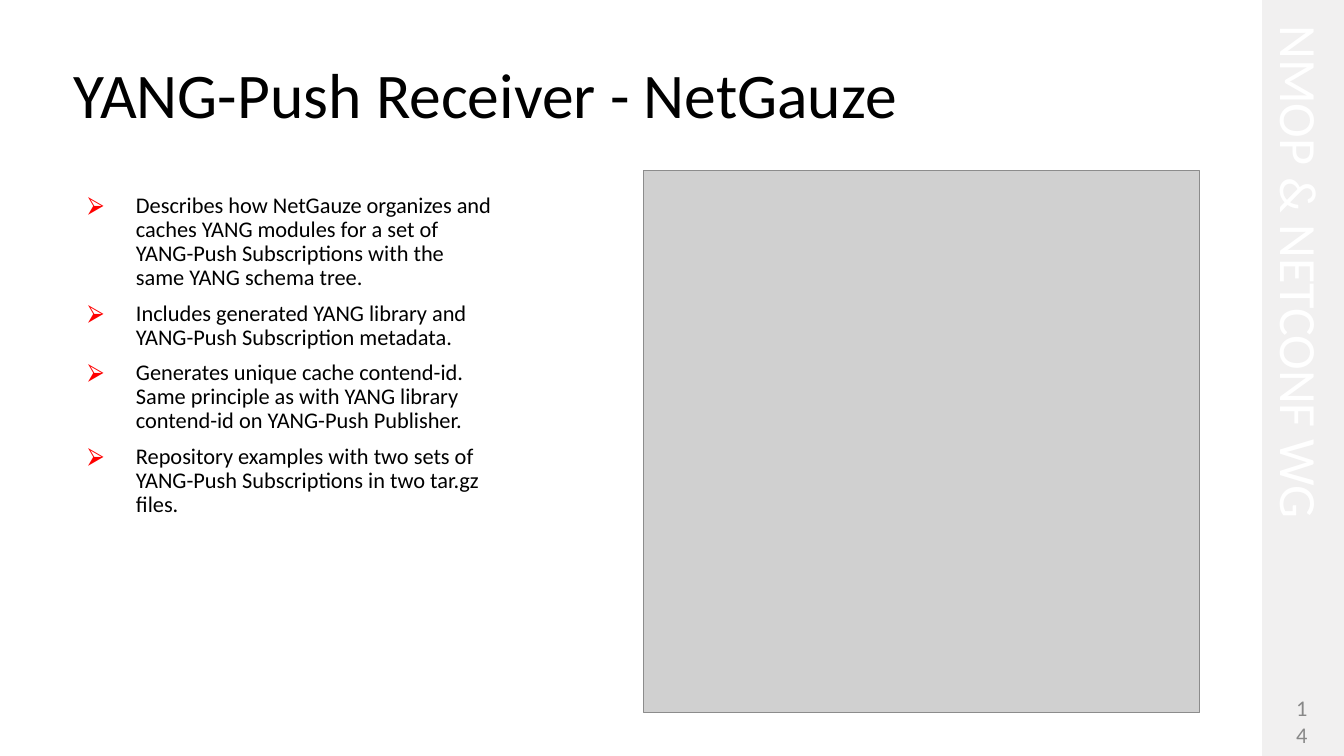
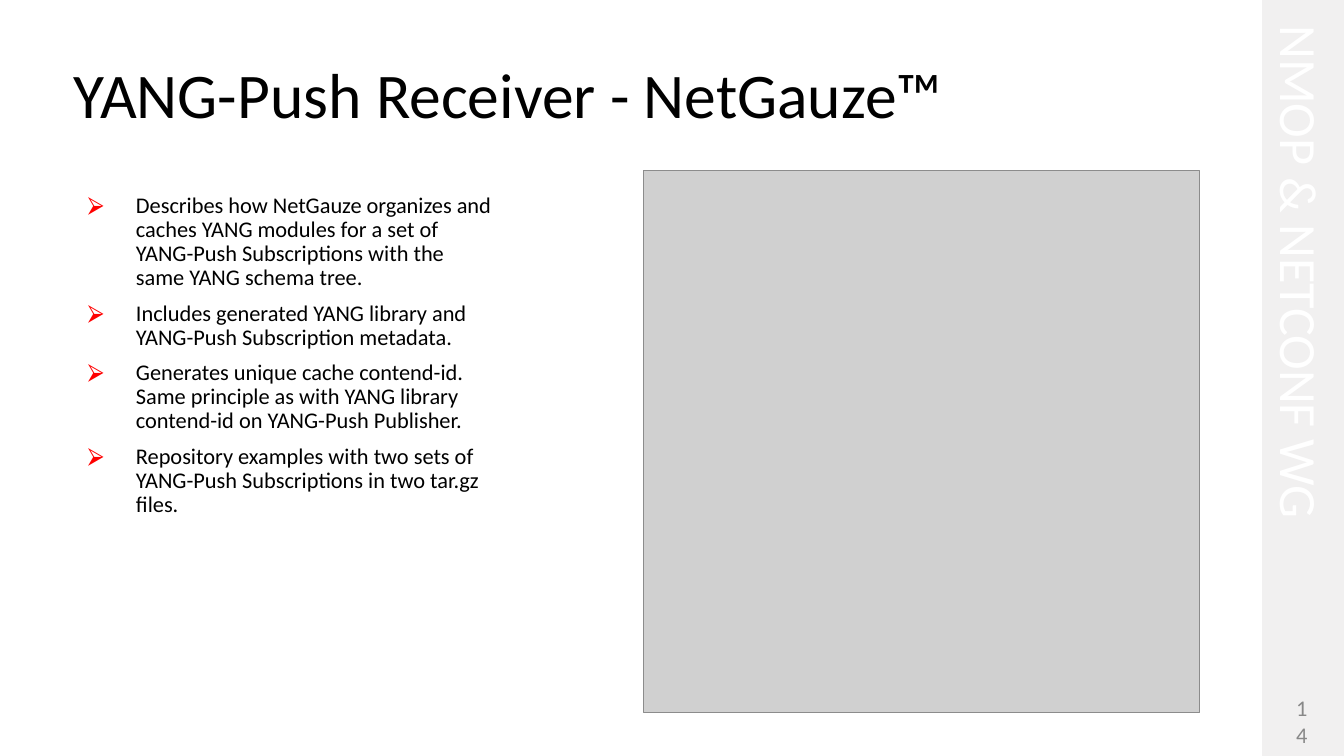
Before and after one commit to network-analytics/ietf-network-analytics-document-status, a slide deck: slide 14 of 126/NMOP/draft-ietf-nmop-yang-message-broker-integration-13.pptx. Drawn at 1344x756 pixels with LibreOffice and Linux fonts; fonts in the diff are those of the drawing; grey boxes stand for pictures. Boxes give left, top, right and bottom in pixels: in the first picture for what was removed or moved away, otherwise in the second. Text is boxed around its words. In the diff, an @@ line names an element or a change of style, - is before the commit and + after.

```diff
--- a/126/NMOP/draft-ietf-nmop-yang-message-broker-integration-13.pptx
+++ b/126/NMOP/draft-ietf-nmop-yang-message-broker-integration-13.pptx
@@ title at bbox=[74, 74, 941, 119]: text changed @@
-YANG-Push Receiver - NetGauze
+YANG-Push Receiver - NetGauze™
```
Also in this commit, not shown: 7 other slides changed, 2 other files.
